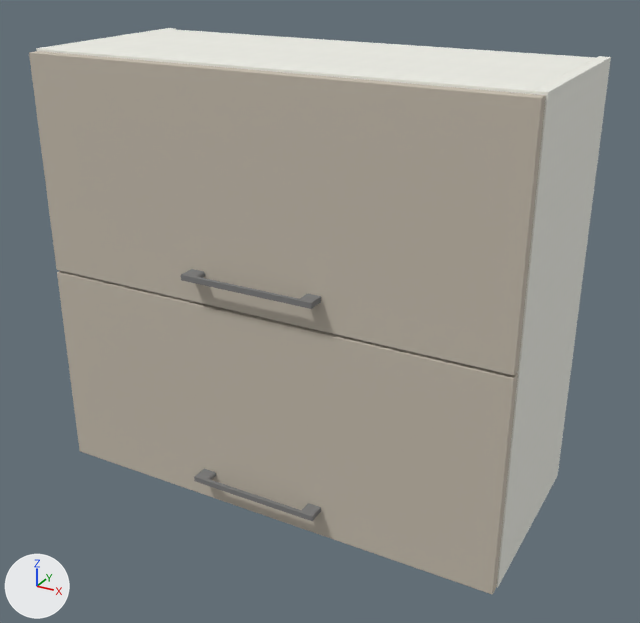
An edit to the glTF model public/assets/glb/modules/wall/v9.glb, drawn before and after from the same camera.
One viewpoint serves both versions: a 50 mm camera at (1.07, -1.364, 0.899) aimed at (0.427, -0.196, 0.315). Every picture has the same lights, and +X, +Y and +Z are marked at lower left. The older version comes first. Where no turn or scale is listed for an object, it has been applied to the vertices. Vertices at exactly the same position are counted once.

Objects in the first picture: 'Mesh_5', 'Mesh_6', 'STRANICA DESNA', 'Union', 'Union.001', 'VEZNA PREDNJA' and 1 more.
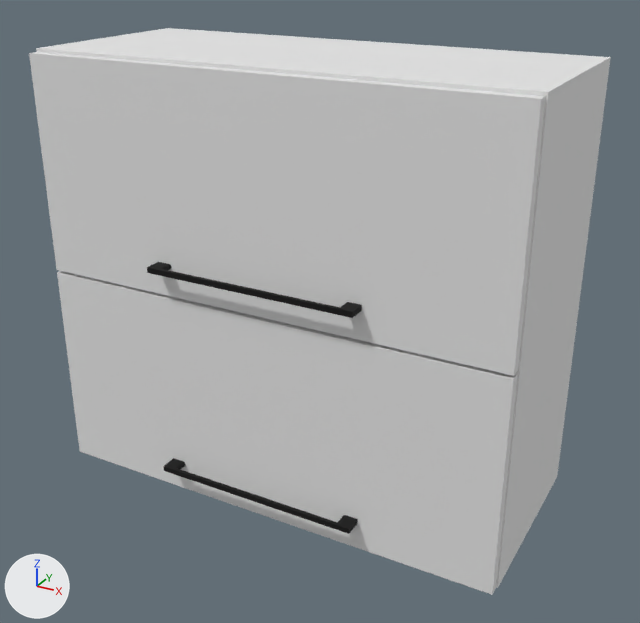
Pixel boxes (x1, y1, x2, y2) of what changed, in the pictures (640 x 623 px; the box of a moved part takes in the faces that stretch with it):
```json
{"object": "Mesh_5", "change": "surface changed", "before": [29, 52, 546, 376], "after": [29, 52, 546, 376], "on screen": "grey to white"}
{"object": "Mesh_6", "change": "surface changed", "before": [57, 271, 518, 594], "after": [57, 271, 518, 594], "on screen": "grey to white"}
{"part": 1, "of": "me_mesh_4", "change": "moved or reshaped", "before": [181, 269, 321, 309], "after": [147, 262, 362, 318]}
{"part": 2, "of": "me_mesh_2", "change": "moved or reshaped", "before": [194, 469, 321, 521], "after": [163, 458, 357, 534]}
```

Edits to the scene script, one JSON object a line:
```json
{"op": "remove", "block": "mat_mesh_front", "code": "mat_mesh_front.texture = img_image_1"}
{"op": "add", "block": "mat_mesh_front", "code": "mat_mesh_front.base_color = (0.805, 0.805, 0.805)  # white #e8e8e8"}
{"op": "add", "block": "mat_mesh_handle", "code": ["mat_mesh_handle = principled_material('mesh_handle')", "mat_mesh_handle.base_color = (0.0006, 0.0006, 0.0006)  # black #020202", "mat_mesh_handle.metallic = 0.1", "mat_mesh_handle.roughness = 0.9"]}
{"block": "me_mesh_2", "where": "# used by ob_union; location = (0.0, 0.0, 0.0)"}
{"op": "remove", "block": "me_mesh_2", "code": "me_mesh_2.from_pydata(...)  # 60 vertices, 116 faces; spans x 0.287..0.512, y -0.376..-0.348, z 0.045..0.054"}
{"op": "remove", "block": "me_mesh_2", "code": "me_mesh_2.materials.append(mat_default_material)  # grey #818181"}
{"op": "add", "block": "me_mesh_2", "code": "me_mesh_2.from_pydata(...)  # 60 vertices, 116 faces; spans x 0.223..0.576, y -0.376..-0.348, z 0.045..0.054"}
{"block": "me_mesh_2", "change": "me_mesh_2 part 2: 60 vertices removed from x 0.287..0.512, y -0.376..-0.348, z 0.045..0.054; 60 vertices added at x 0.223..0.576, y -0.376..-0.348, z 0.045..0.054"}
{"op": "add", "block": "me_mesh_2", "code": "me_mesh_2.materials.append(mat_mesh_handle)  # black #020202"}
{"block": "me_mesh_4", "where": "# used by ob_union_001; location = (0.0, 0.0, 0.0)"}
{"op": "remove", "block": "me_mesh_4", "code": "me_mesh_4.from_pydata(...)  # 60 vertices, 116 faces; spans x 0.287..0.512, y -0.376..-0.348, z 0.405..0.414"}
{"op": "remove", "block": "me_mesh_4", "code": "me_mesh_4.materials.append(mat_default_material)  # grey #818181"}
{"op": "add", "block": "me_mesh_4", "code": "me_mesh_4.from_pydata(...)  # 60 vertices, 116 faces; spans x 0.223..0.576, y -0.376..-0.348, z 0.405..0.414"}
{"block": "me_mesh_4", "change": "me_mesh_4 part 1: 60 vertices removed from x 0.287..0.512, y -0.376..-0.348, z 0.405..0.414; 60 vertices added at x 0.223..0.576, y -0.376..-0.348, z 0.405..0.414"}
{"op": "add", "block": "me_mesh_4", "code": "me_mesh_4.materials.append(mat_mesh_handle)  # black #020202"}
```
